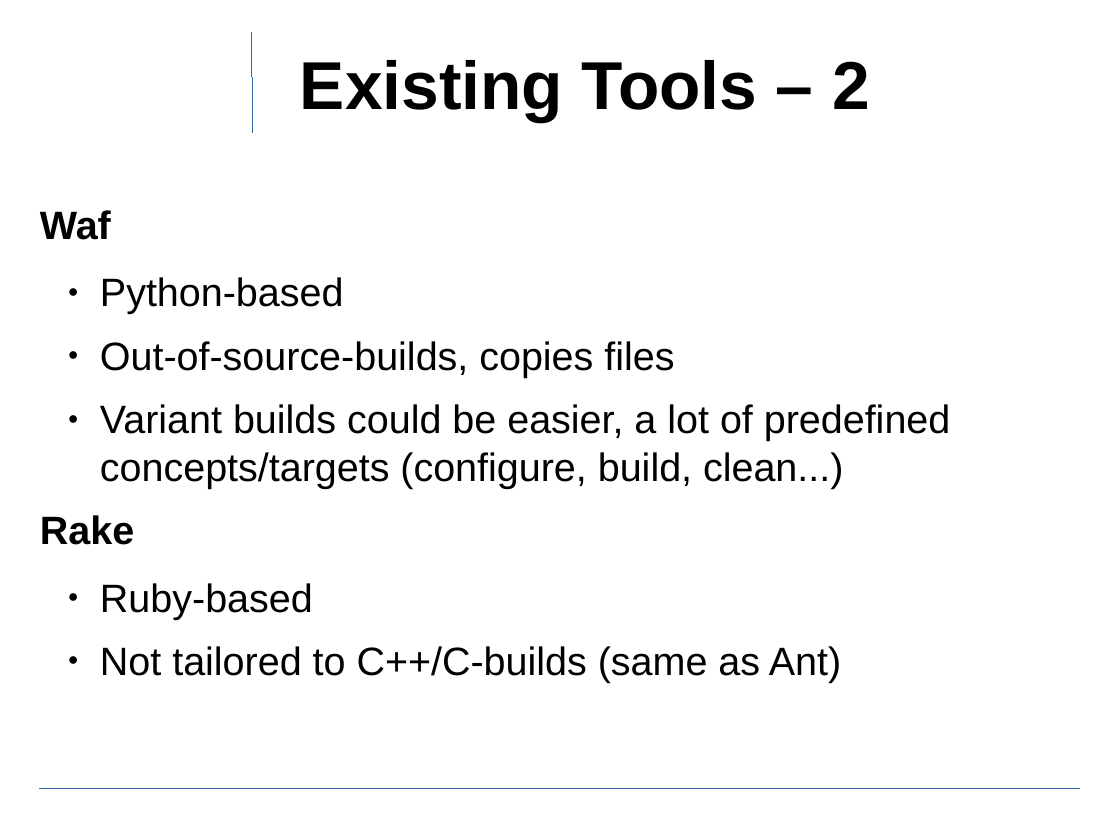
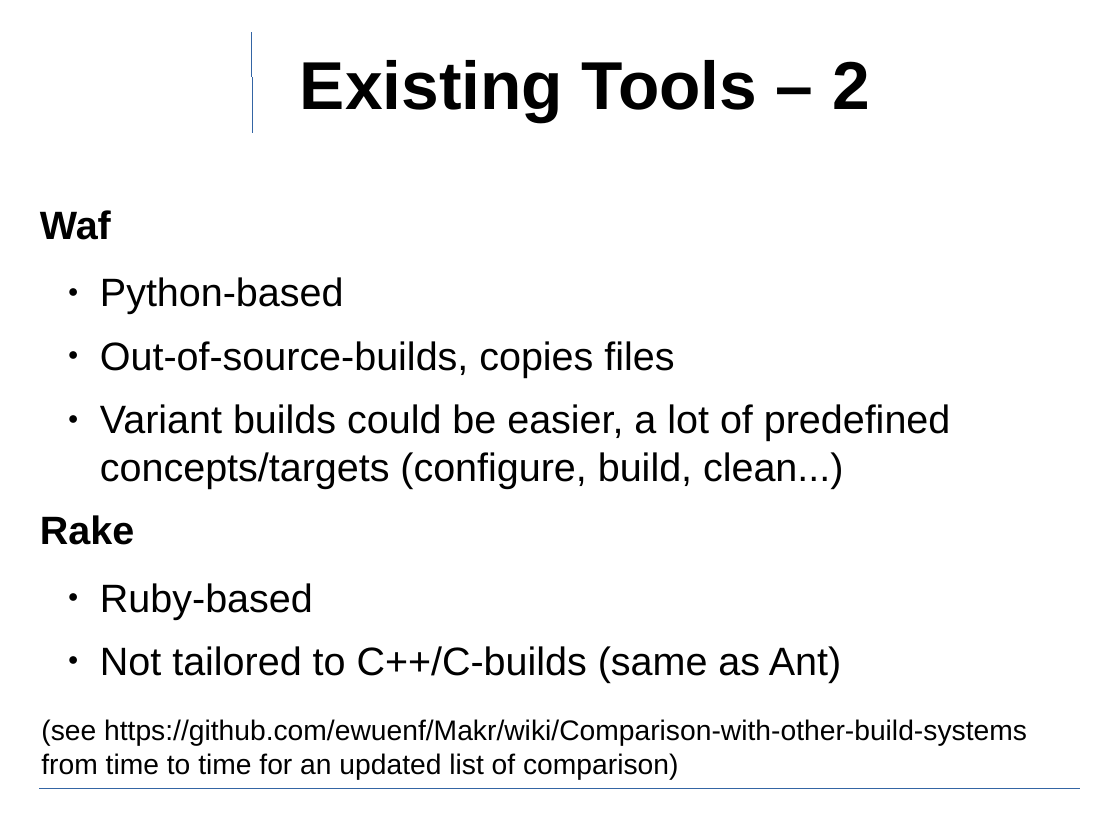
Before and after one commit to ewuenf/Makr, a slide deck: slide 4 of doc/concepts/Makr_Concepts.01.odp. Drawn at 1120x840 pixels with LibreOffice and Linux fonts; fonts in the diff are those of the drawing; background and template pictures are left out. Boxes give left, top, right and bottom in pixels: in the first picture for what was removed or moved away, otherwise in the second. Text is boxed around its words. In the diff, an @@ line names an element or a change of style, - is before the commit and + after.

```diff
--- a/doc/concepts/Makr_Concepts.01.odp
+++ b/doc/concepts/Makr_Concepts.01.odp
@@ text added at [41,719,1027,780], 20 pt, text #000000 @@
+(see https://github.com/ewuenf/Makr/wiki/Comparison-with-other-build-systems
+from time to time for an updated list of comparison)
```
Also in this commit, not shown: 4 other slides changed, 2 slides added, 1 other file.
